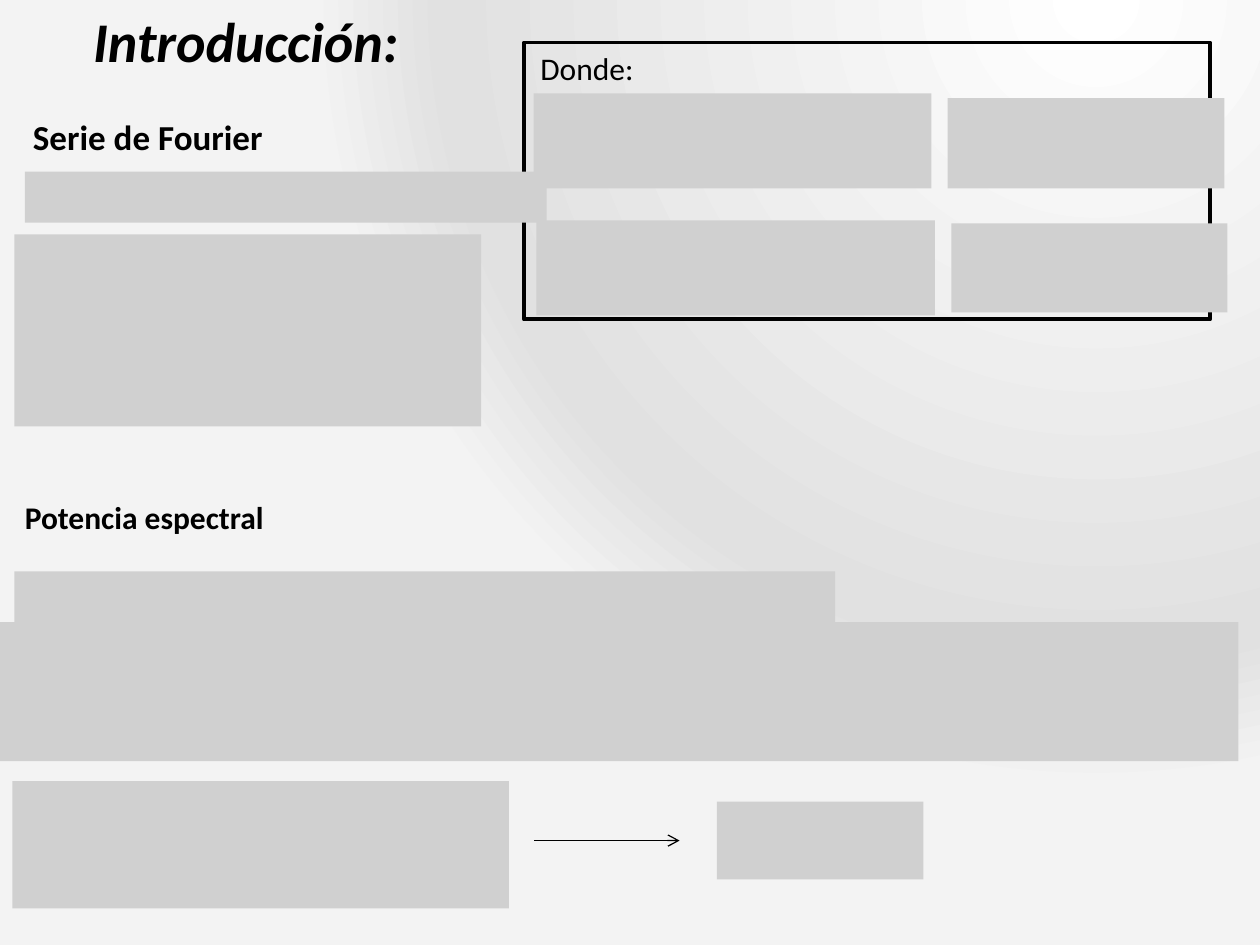
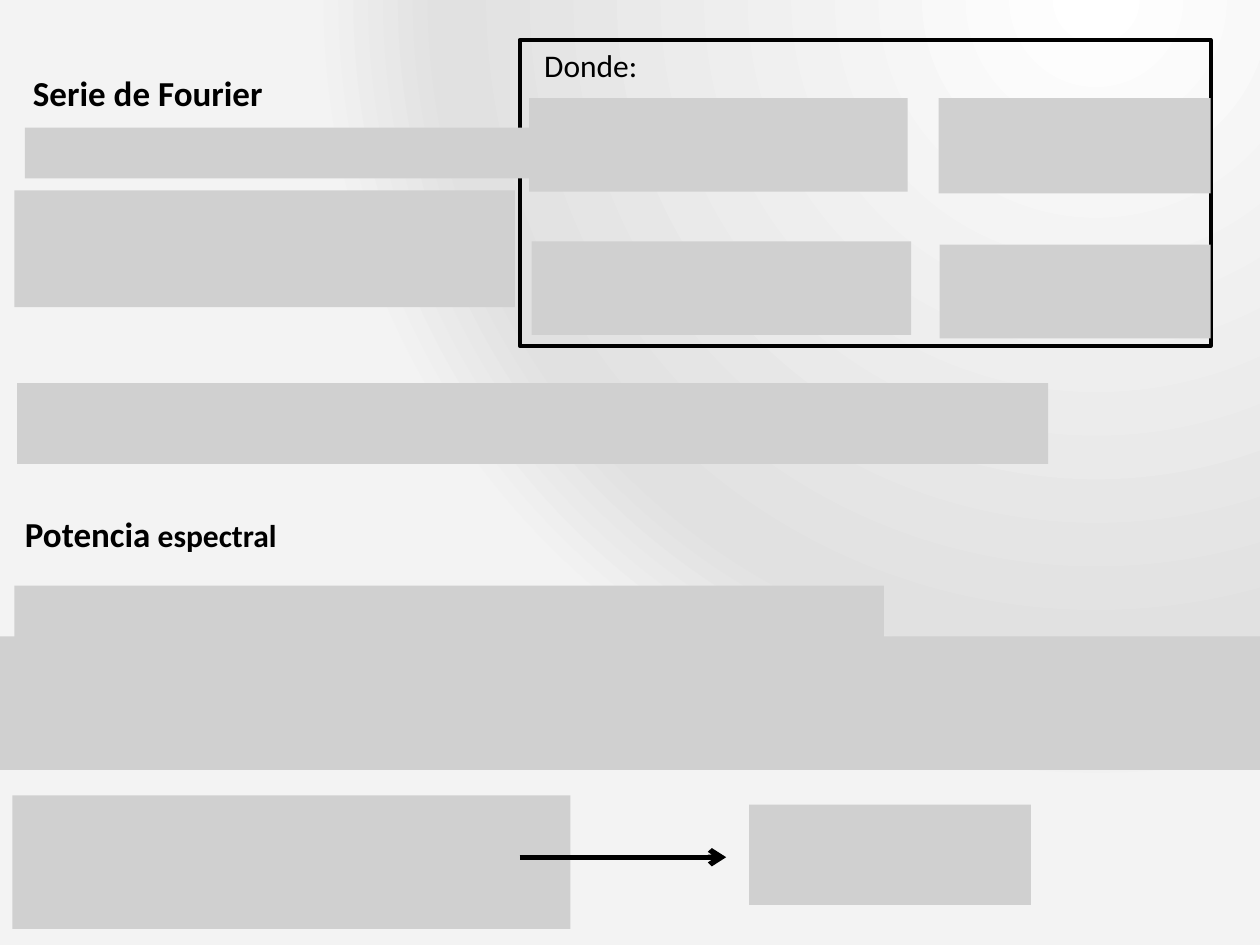
Before and after one commit to pugliese/Labo-3, a slide deck: slide 2 of Practica-Especial-Presentacion.pptx. Drawn at 1260x945 pixels with LibreOffice and Linux fonts; fonts in the diff are those of the drawing; grey boxes stand for pictures; background and template pictures are left out. Boxes give left, top, right and bottom in pixels: in the first picture for what was removed or moved away, otherwise in the second. Text is boxed around its words. In the diff, an @@ line names an element or a change of style, - is before the commit and + after.

```diff
--- a/Practica-Especial-Presentacion.pptx
+++ b/Practica-Especial-Presentacion.pptx
@@ text removed at (93, 22, 398, 63) @@
-Introducción:
@@ rectangle: place and size @@
-rectangle at (524, 43, 1210, 320)
+rectangle at (519, 40, 1210, 346)
@@ text "Donde:": place and size @@
-text "Donde:" at (540, 58, 633, 81)
+text "Donde:" at (544, 55, 637, 78)
@@ text "Serie de Fourier": place and size @@
-text "Serie de Fourier" at (33, 125, 262, 151)
+text "Serie de Fourier" at (33, 81, 262, 107)
@@ picture: place and size @@
-picture at (534, 93, 932, 189)
+picture at (529, 98, 907, 192)
@@ picture: place and size @@
-picture at (948, 98, 1225, 189)
+picture at (939, 98, 1211, 194)
@@ picture added at (25, 127, 547, 178) @@
@@ picture removed at (25, 171, 547, 222) @@
@@ picture: place and size @@
-picture at (14, 234, 481, 426)
+picture at (14, 190, 514, 307)
@@ picture: place and size @@
-picture at (537, 220, 935, 316)
+picture at (532, 242, 911, 335)
@@ picture: place and size @@
-picture at (951, 223, 1227, 312)
+picture at (940, 244, 1211, 338)
@@ picture added at (18, 383, 1048, 464) @@
@@ text "Potencia espectral": place and size @@
-text "Potencia espectral" at (25, 507, 264, 534)
+text "Potencia espectral" at (25, 522, 277, 552)
@@ text "Potencia espectral" at (25, 522, 277, 552): size 18 to 20 pt in "Potencia" @@
@@ picture: place and size @@
-picture at (14, 571, 834, 621)
+picture at (14, 586, 883, 639)
@@ picture: place and size @@
-picture at (0, 622, 1239, 761)
+picture at (0, 636, 1260, 770)
@@ picture: place and size @@
-picture at (13, 781, 509, 908)
+picture at (13, 795, 571, 929)
@@ picture: place and size @@
-picture at (717, 801, 924, 879)
+picture at (748, 805, 1031, 906)
@@ arrow moved from (534, 840) - (679, 840) to (519, 857) - (726, 857) @@
@@ arrow (519, 857) - (726, 857): stroke #000000 0.75 pt to #000000 3 pt @@
```
Also in this commit, not shown: 9 other slides changed, 1 other file.
